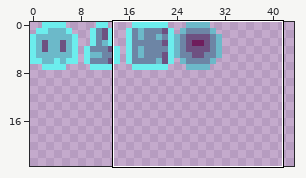
Edited in one commit: pixel-art file (assets/ldtk_icons.aseprite). Above, an overview of the earlier version with the close-up marked.
Close-up. As it was:
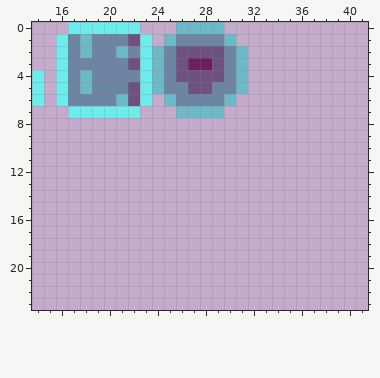
128x128 pixels, 1 frame. Shown: x 14..41, y 0..23. The wide view leaves out empty margins.
After:
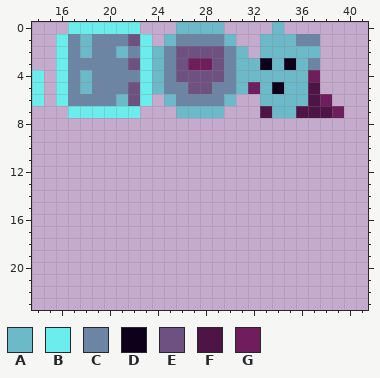
Palette (. is transparent): A #6cb9c9  B #6ceded  C #6d85a5  D #0d001a  E #6e5181  F #4f1446  G #6f1d5c
Edits made:
The author put colour A in row 0 at x 34; in row 1 at x 33 to 35; in row 2 at x 33 to 37; in row 3 at x 32, 34 and 36; in row 4 at x 32 to 36; in row 5 at x 33 and 35 to 36.
The author put colour A in row 6 at x 33 to 36; in row 7 at x 34 to 35.
The author put colour C in row 1 at x 36 to 37; in row 3 at x 37.
The author put colour D in row 3 at x 33 and 35; in row 5 at x 34.
The author put colour F in rows 5 to 6 at x 37; in row 7 at x 33 and 36 to 38.
The author put colour G in row 4 at x 37; in row 5 at x 32; in row 6 at x 38; in row 7 at x 39.
Where, in picture pixels (left, top, right, bottom), the same in both close-ups:
added: (248, 22, 344, 118)
